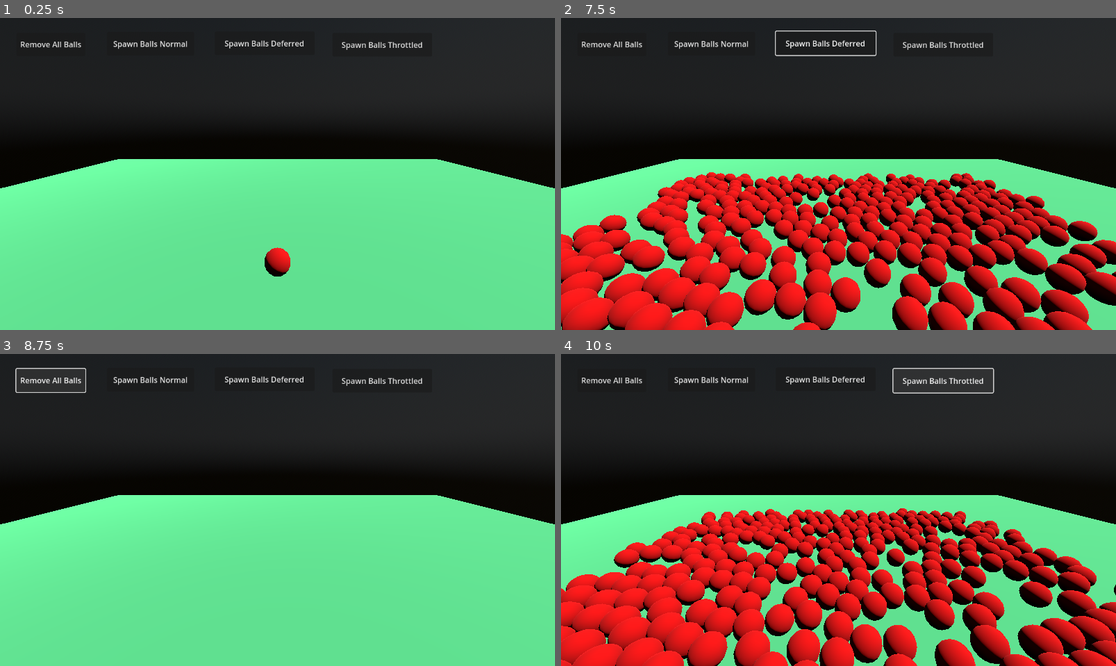
Above: before the commit, frames 1-4 (two rows, left to right).
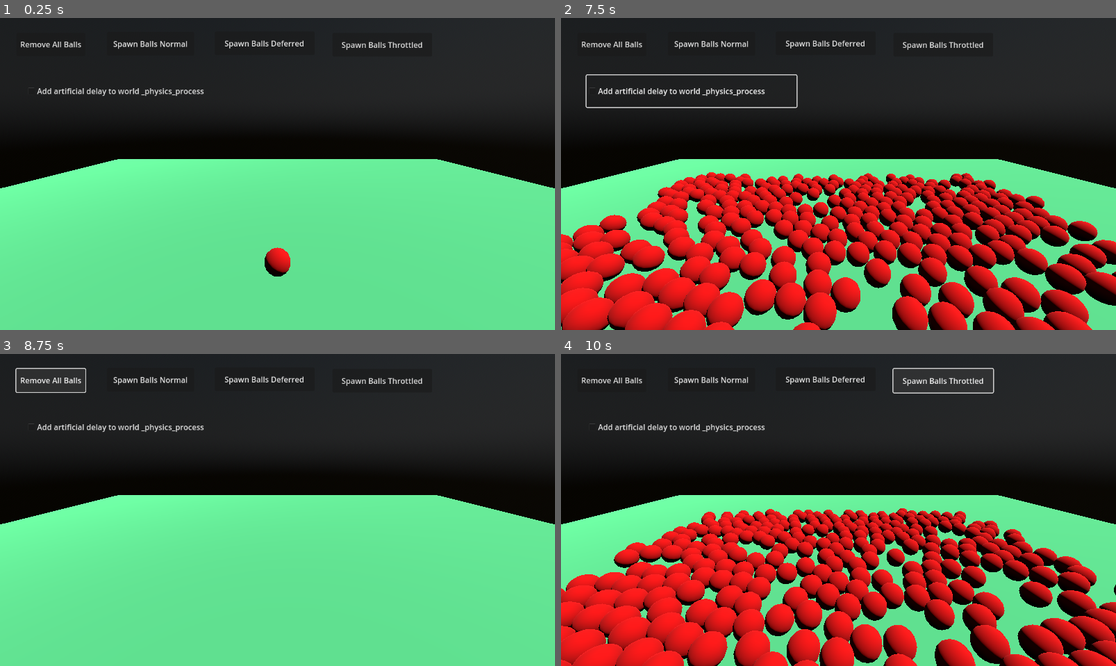
Above: after the commit, the same moments.

Repository: ImmersiveRPG/GodotCallThrottled
Game: Godot game, scene res://src/World/world.tscn
Two runs of this game, one before a commit and one after it. Both use one fixed random seed, a clock stepped at 60 frames per second and the inputs below.
Inputs (mouse positions are in pixels of both pictures, inside the frame that each line leads up to):
- Up to frame 1 (0.25 s): no input
- Up to frame 2 (7.5 s): click (694, 89) at 0.5 s, where only the run after the commit has a clickable "Add artificial delay to world…"; click "Spawn Balls Normal" at 1.25 s; click "Spawn Balls Normal" at 2 s; click "Remove All Balls" at 2.75 s; click "Spawn Balls Throttled" at 3.5 s; click "Spawn Balls Deferred" at 4.25 s; click "Remove All Balls" at 5 s; click "Spawn Balls Throttled" at 5.75 s; click "Spawn Balls Deferred" at 6.5 s; click (694, 89) at 7.25 s, where only the run after the commit has a clickable "Add artificial delay to world…"
- Up to frame 3 (8.75 s): click "Remove All Balls" at 8 s
- Up to frame 4 (10 s): click "Spawn Balls Normal" at 8.75 s; click "Spawn Balls Throttled" at 9.5 s

The runs differ from the first frame. In frame 1, 0.3% of the frame differs, in the area x 5-37%, y 22-26%; in frame 2, 0.9%, in the area x 4-57%, y 4-29%; in frame 3, 0.3%; in frame 4, 0.3%.

Commit message:
Added example toggle for artifical delay.

Diff:
--- a/project/src/World/world.gd
+++ b/project/src/World/world.gd
@@ -7,6 +7,7 @@
 const _ball_scene : PackedScene = preload("res://src/Ball/ball.tscn")
 
 @onready var _ball_holder : Node = $BallHolder
+var _is_artificial_delay := false
 
 func _ready() -> void:
 	var frame_budget_msec := roundi(1000 / Engine.get_physics_ticks_per_second())
@@ -15,11 +16,10 @@
 
 func _process(_delta : float) -> void:
 	if Global._is_logging: print("    world _process: %s" % [Time.get_ticks_msec()])
-	OS.delay_msec(2)
 
 func _physics_process(_delta : float) -> void:
 	if Global._is_logging: print("    world _physics_process: %s" % [Time.get_ticks_msec()])
-	OS.delay_msec(5)
+	if _is_artificial_delay: OS.delay_msec(7)
 
 func _on_fps_timer_timeout() -> void:
 	var fps := Engine.get_frames_per_second()
@@ -90,3 +90,7 @@
 func _on_button_remove_all_balls_pressed() -> void:
 	for ball in _ball_holder.get_children():
 		ball.queue_free()
+
+
+func _on_check_box_artificial_delay_pressed() -> void:
+	_is_artificial_delay = not _is_artificial_delay
--- a/project/src/World/world.tscn
+++ b/project/src/World/world.tscn
@@ -63,6 +63,13 @@
 offset_bottom = 77.0
 text = "Spawn Balls Deferred"
 
+[node name="CheckBoxArtificialDelay" type="CheckBox" parent="."]
+offset_left = 53.0
+offset_top = 119.0
+offset_right = 489.0
+offset_bottom = 185.0
+text = "Add artificial delay to world _physics_process"
+
 [node name="StaticBody3D" type="StaticBody3D" parent="."]
 transform = Transform3D(1, 0, 0, 0, 1, 0, 0, 0, 1, 0, -2, 0)
 
@@ -86,4 +93,5 @@
 [connection signal="pressed" from="ButtonSpawnBallsBlocking" to="." method="_on_button_spawn_balls_pressed"]
 [connection signal="pressed" from="ButtonSpawnBallsThrottled" to="." method="_on_button_spawn_balls_throttled_pressed"]
 [connection signal="pressed" from="ButtonSpawnBallsDeferred" to="." method="_on_button_spawn_balls_deferred_pressed"]
+[connection signal="pressed" from="CheckBoxArtificialDelay" to="." method="_on_check_box_artificial_delay_pressed"]
 [connection signal="timeout" from="FPSTimer" to="." method="_on_fps_timer_timeout"]
